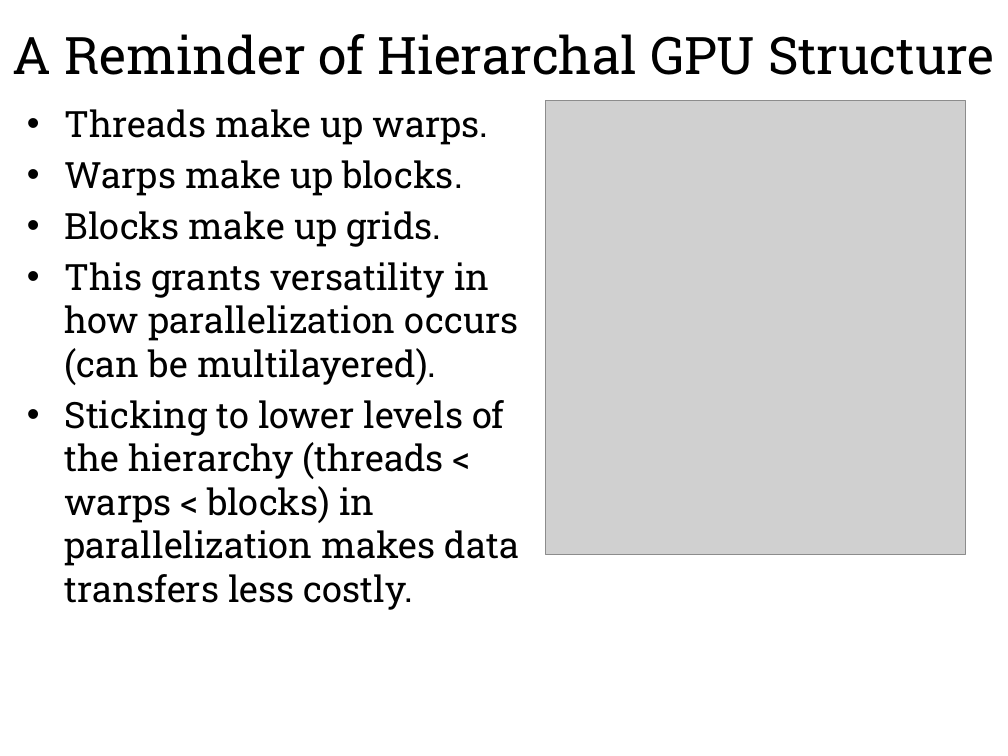
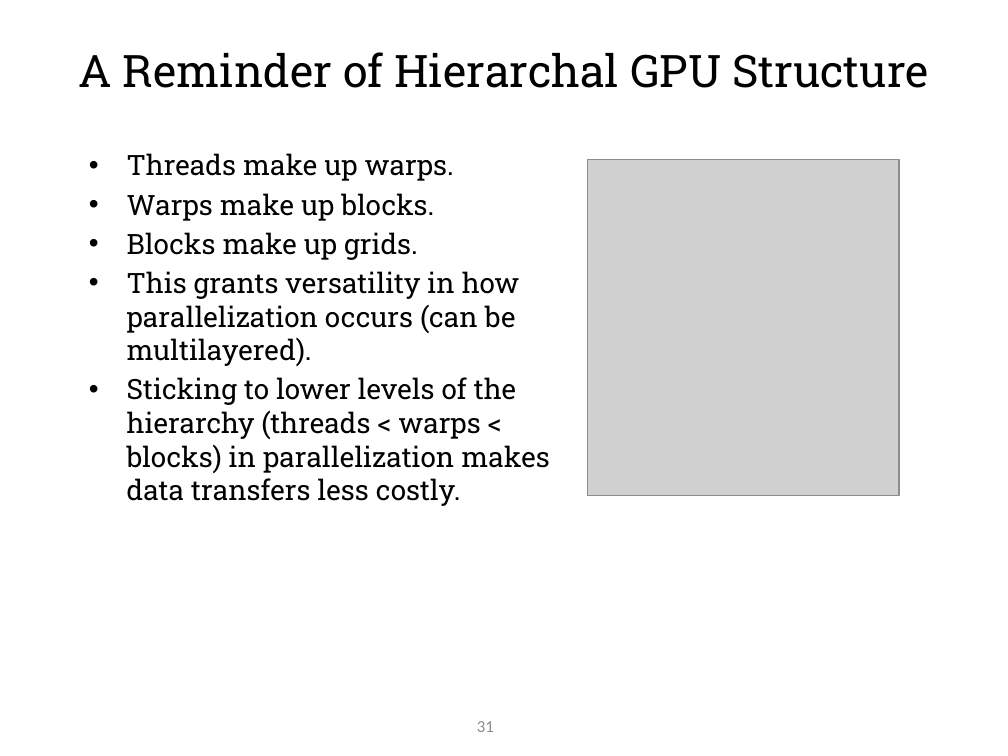
Before and after one commit to hgareau/DensestSubgraphDiscovery, a slide deck: slide 32 of Thesis Defense Presentation.pptx. Drawn at 1008x756 pixels with LibreOffice and Linux fonts; fonts in the diff are those of the drawing; grey boxes stand for pictures; background and template pictures are left out. Boxes give left, top, right and bottom in pixels: in the first picture for what was removed or moved away, otherwise in the second. Text is boxed around its words. In the diff, an @@ line names an element or a change of style, - is before the commit and + after.

Commit message:
Further format changes.

```diff
--- a/Thesis Defense Presentation.pptx
+++ b/Thesis Defense Presentation.pptx
@@ text "A Reminder of Hierarchal GPU ...": place and size @@
-text "A Reminder of Hierarchal GPU ..." at (13,34,994,75)
+text "A Reminder of Hierarchal GPU ..." at (78,52,928,88)
@@ text "A Reminder of Hierarchal GPU ..." at (78,52,928,88): size 37 to 32 pt @@
@@ text "Threads make up warps.": place and size @@
-text "Threads make up warps." at (65,109,519,610)
+text "Threads make up warps." at (127,153,549,506)
@@ text "Threads make up warps." at (127,153,549,506): size 25.9 to 20 pt; less space between paragraphs @@
@@ picture: place and size @@
-picture at (545,101,966,554)
+picture at (588,159,899,495)
@@ page number: place and size @@
-page number at (17,680,110,748)
+page number at (477,721,494,732)
@@ page number at (477,721,494,732): size 28 to 12 pt, font Roboto Slab to Calibri, text colour #FFFFFF to #8C8C8C, bold off; alignment left to right; less space between paragraphs; vertical alignment top to middle @@
```
Also in this commit, not shown: 45 other slides changed, 1 slide added, 1 slide removed.
